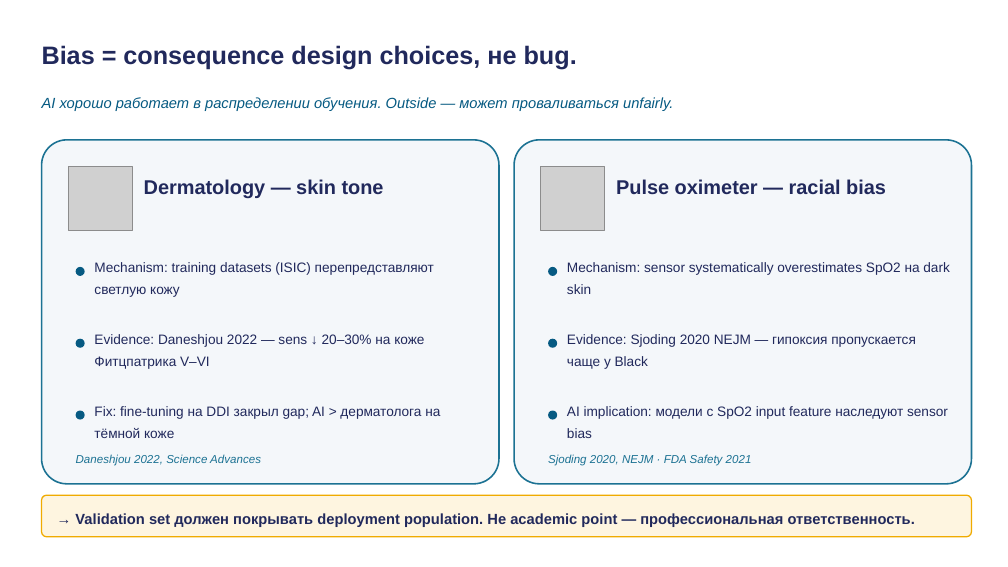
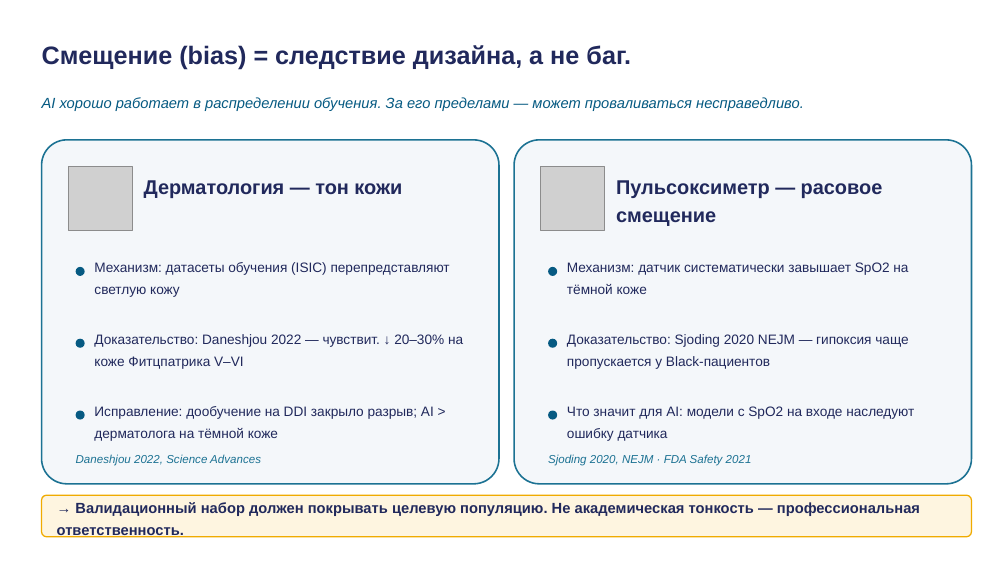
Before and after one commit to tellina-study/AI-usage-lessons, a slide deck: slide 13 of library/lectures/lec-04/rendered/lec-04.pptx. Drawn at 1008x567 pixels with LibreOffice and Linux fonts; fonts in the diff are those of the drawing; grey boxes stand for pictures. Boxes give left, top, right and bottom in pixels: in the first picture for what was removed or moved away, otherwise in the second. Text is boxed around its words. In the diff, an @@ line names an element or a change of style, - is before the commit and + after.

```diff
--- a/library/lectures/lec-04/rendered/lec-04.pptx
+++ b/library/lectures/lec-04/rendered/lec-04.pptx
@@ text at (42,45,631,70): text changed @@
-Bias = consequence design choices, не bug.
+Смещение (bias) = следствие дизайна, а не баг.
@@ text at (42,97,804,111): text changed @@
-AI хорошо работает в распределении обучения. Outside — может проваливаться unfairly.
+AI хорошо работает в распределении обучения. За его пределами — может проваливаться несправедливо.
@@ text at (144,180,402,198): text changed @@
-Dermatology — skin tone
+Дерматология — тон кожи
@@ text at (616,180,883,226): text changed @@
-Pulse oximeter — racial bias
+Пульсоксиметр — расовое смещение
@@ text at (94,262,450,297): text changed @@
-Mechanism: training datasets (ISIC) перепредставляют светлую кожу
+Механизм: датасеты обучения (ISIC) перепредставляют светлую кожу
@@ text at (567,262,908,294): text changed @@
-Mechanism: sensor systematically overestimates SpO2 на dark skin
+Механизм: датчик систематически завышает SpO2 на тёмной коже
@@ text at (94,334,463,369): text changed @@
-Evidence: Daneshjou 2022 — sens ↓ 20–30% на коже Фитцпатрика V–VI
+Доказательство: Daneshjou 2022 — чувствит. ↓ 20–30% на коже Фитцпатрика V–VI
@@ text at (567,334,908,369): text changed @@
-Evidence: Sjoding 2020 NEJM — гипоксия пропускается чаще у Black
+Доказательство: Sjoding 2020 NEJM — гипоксия чаще пропускается у Black-пациентов
@@ text at (94,406,434,441): text changed @@
-Fix: fine-tuning на DDI закрыл gap; AI > дерматолога на тёмной коже
+Исправление: дообучение на DDI закрыло разрыв; AI > дерматолога на тёмной коже
@@ text at (567,406,914,441): text changed @@
-AI implication: модели с SpO2 input feature наследуют sensor bias
+Что значит для AI: модели с SpO2 на входе наследуют ошибку датчика
@@ text at (57,502,920,538): text changed @@
-→ Validation set должен покрывать deployment population. Не academic point — профессиональная ответственность.
+→ Валидационный набор должен покрывать целевую популяцию. Не академическая тонкость — профессиональная ответственность.
```
Also in this commit, not shown: 25 other slides changed, 1 slide added, 1 slide removed, 35 other files.
